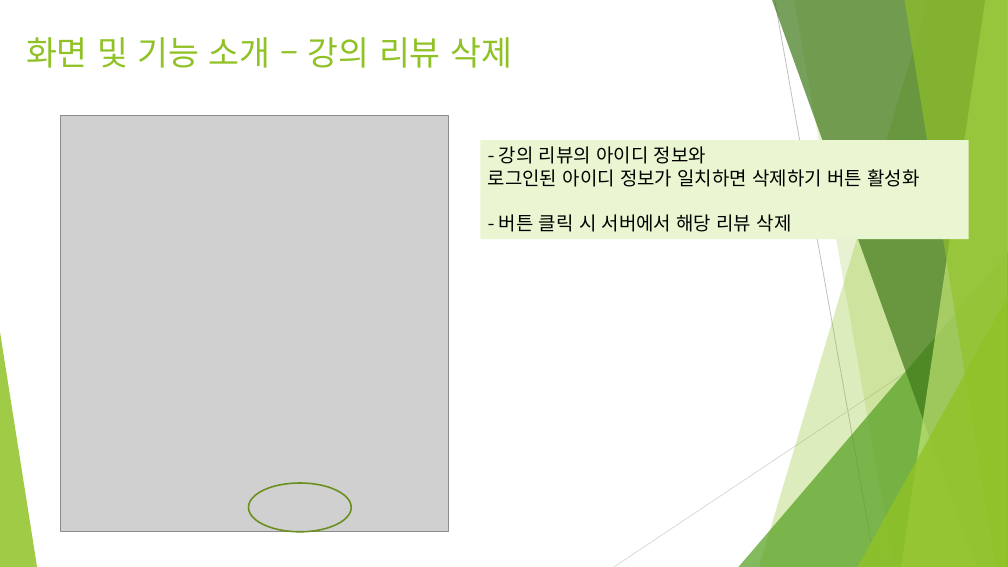
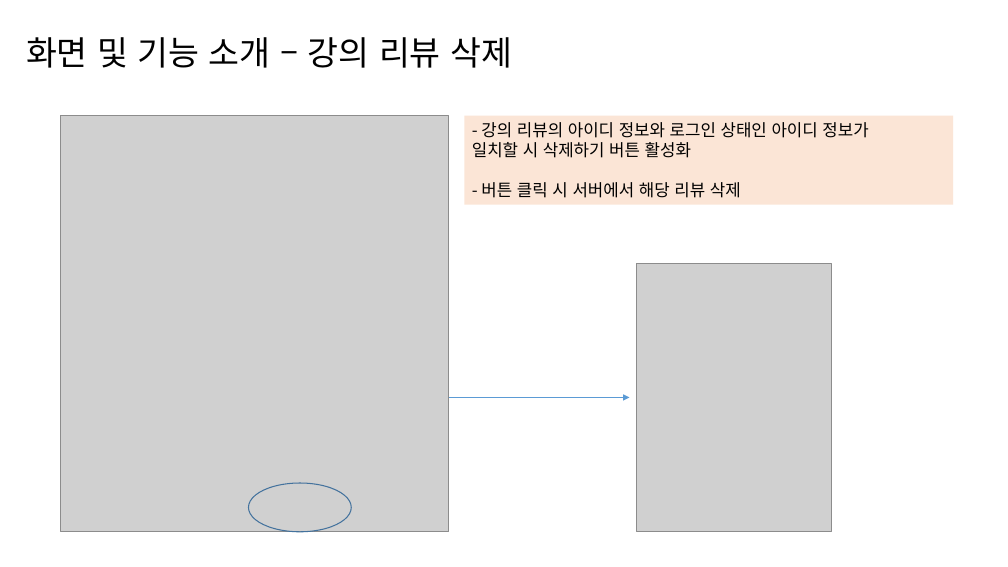
Before and after one commit to NALASAI/SelfIntroduction, a slide deck: slide 31 of 온라인 강의 사이트(BE).pptx. Drawn at 1008x567 pixels with LibreOffice and Linux fonts; fonts in the diff are those of the drawing; grey boxes stand for pictures. Boxes give left, top, right and bottom in pixels: in the first picture for what was removed or moved away, otherwise in the second. Text is boxed around its words. In the diff, an @@ line names an element or a change of style, - is before the commit and + after.

```diff
--- a/온라인 강의 사이트(BE).pptx
+++ b/온라인 강의 사이트(BE).pptx
@@ title "화면 및 기능 소개 – ..." at (26,37,512,68): font Karla to Noto Sans CJK KR, text colour #90C226 to #000000; line spacing 1 to 0.9; vertical alignment top to middle @@
@@ rectangle "- 강의 리뷰의 아이디 정보와 ...": place and size @@
-rectangle "- 강의 리뷰의 아이디 정보와 ..." at (480,140,969,239)
+rectangle "- 강의 리뷰의 아이디 정보와 ..." at (464,116,953,205)
@@ rectangle "- 강의 리뷰의 아이디 정보와 ..." at (464,116,953,205): fill #EAF6D1 to #FBE5D6 @@
@@ text in rectangle at (472,122,868,158): text changed; size 18 to 16 pt; font Karla to Noto Sans CJK KR @@
-- 강의 리뷰의 아이디 정보와
-로그인된 아이디 정보가 일치하면 삭제하기 버튼 활성화
+- 강의 리뷰의 아이디 정보와 로그인 상태인 아이디 정보가
+일치할 시 삭제하기 버튼 활성화
@@ text in rectangle at (481,182,741,198): size 18 to 16 pt, font Karla to Noto Sans CJK KR in "- 버튼 클릭 시 서버에서 해당 리뷰 ..." @@
@@ picture added at (637,263,831,532) @@
@@ group removed at (0,0,1008,567): 5 freeform shapes, 3 triangles, 2 lines @@
@@ arrow added from (449, 398) to (630, 398), #5B9BD5 0.5 pt @@
@@ ellipse at (249,483,352,532): outline #6B901C 1.5 pt to #43739E 1 pt @@
```
Also in this commit, not shown: 36 other slides changed, 2 slides added.
